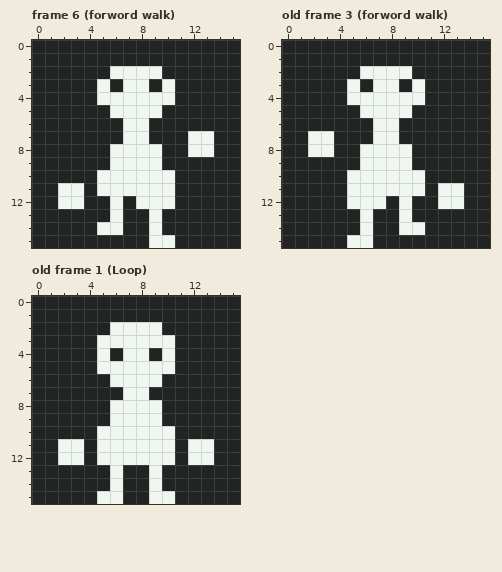
Pixel-art file, stored at AsepriteFiles/PlayerV1.aseprite. That is the earlier state.
16x16 pixels, 8 frames. Shown: frame 6 (forword walk), old frame 3 (forword walk), old frame 1 (Loop). The commit also changed other frames, which this record leaves out.
The same view after the edit:
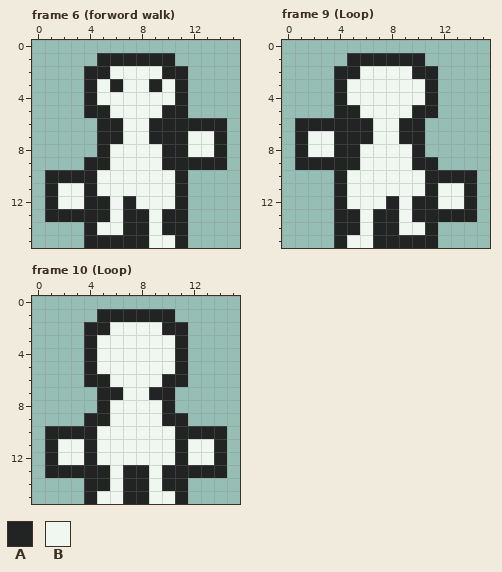
Palette (. is transparent): A #222323  B #f0f6f0
A new or re-ordered frame is compared with the old frame closest to it.
From old to new:
frames 8 -> 14
layer "Layer 2" now hidden
Changed rows in their new state; - is an unchanged pixel.
Frame 6 (forword walk):
first column x 0:
 0 ................
 1 .....------.....
 2 ....--------....
 3 ....--------....
 4 ....--------....
 5 ....--------....
 6 .....----------.
 7 .....----------.
 8 .....----------.
 9 ....-----------.
10 .-----------....
11 .-----------....
12 .-----------....
13 .-----------....
14 ....--------....
15 ....--------....
Frame 9 (Loop) is new; against old frame 3 (forword walk):
first column x 0:
 0 ................
 1 .....------.....
 2 ....--------....
 3 ....--B--B--....
 4 ....--------....
 5 ....--------....
 6 .----------.....
 7 .----------.....
 8 .----------.....
 9 .-----------....
10 ....-----------.
11 ....-----------.
12 ....-----------.
13 ....-----------.
14 ....--------....
15 ....--------....
Frame 10 (Loop) is new; against old frame 1 (Loop):
first column x 0:
 0 ................
 1 .....------.....
 2 ....--------....
 3 ....--------....
 4 ....--B--B--....
 5 ....--------....
 6 ....--------....
 7 .....------.....
 8 .....------.....
 9 ....--------....
10 .--------------.
11 .--------------.
12 .--------------.
13 .--------------.
14 ....--------....
15 ....--------....
Boxes around the changes in both pictures, in picture pixels (x1, y1, x2, y2):
erased: (32, 40, 240, 248)
changed: (282, 40, 490, 248)
changed: (32, 296, 240, 504)
